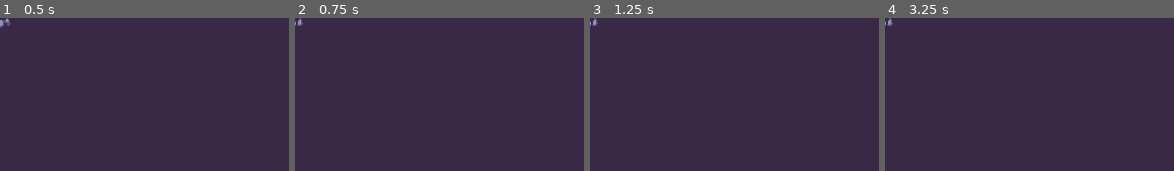
Above: before the commit, frames 1-4 (left to right).
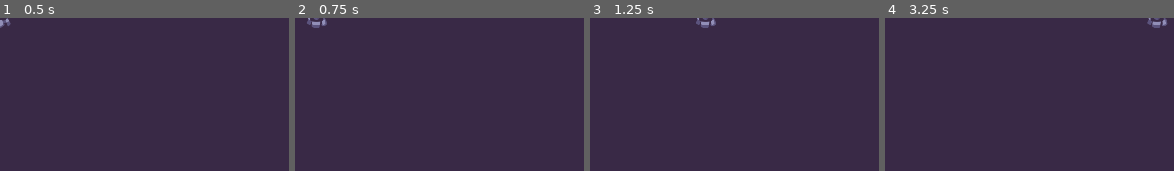
Above: after the commit, the same moments.

Repository: JuliaLui642/Path-of-Sorcerers-Game
Game: Godot game, scene res://player.tscn
Same seed, same stepped clock (60 frames per second), same inputs: the game is played once before the commit and once after it. The project has no main scene, so this scene is started directly.
Inputs (mouse positions are in pixels of both pictures, inside the frame that each line leads up to):
- Up to frame 1 (0.5 s): no input
- Up to frame 2 (0.75 s): tap Enter at 0.5 s; move the mouse to (outside the picture) at 0.52 s; hold Right (move_right) from 0.53 s (still down); tap Z at 0.6 s; click (outside the picture) at 0.67 s
- Up to frame 3 (1.25 s): keep holding Right (move_right); tap Space at 0.77 s
- Up to frame 4 (3.25 s): release Right (move_right) at 1.25 s; tap Space at 1.25, 2.75 s; drag from (outside the picture) to (outside the picture) at 1.27 s; tap Enter at 2 s; move the mouse to (outside the picture) at 2.02 s; hold Right (move_right) 2.03-2.75 s; tap Z at 2.1 s; drag from (outside the picture) to (outside the picture) at 2.77 s

Frame 1 is identical in both runs. In frame 2, 0.3% of the frame differs, in the area x 0-12%, y 0-7%; in frame 3, 0.3%; in frame 4, 0.4%, in the area x 0-98%, y 0-7%.

Commit message:
Fixed player movement and bullet firing

Diff:
--- a/M10.twin_stick_workbook/bullet.gd
+++ b/M10.twin_stick_workbook/bullet.gd
@@ -1,4 +1,4 @@
-class_name Bullets extends Area2D
+class_name Bullet extends Area2D
 
 @export var speed := 750
 
@@ -7,8 +7,7 @@
 var _traveled_distance = 0.0
 
 
-# Called every frame. 'delta' is the elapsed time since the previous frame.
-func _physic_process(delta: float) -> void:
+func _physics_process(delta: float) -> void:
 	var distance := speed * delta
 	var motion := Vector2.RIGHT.rotated(rotation) * distance
 
@@ -18,5 +17,6 @@
 	if _traveled_distance > max_range:
 		_destroy()
 
+
 func _destroy():
 	queue_free()
--- a/M10.twin_stick_workbook/player.gd
+++ b/M10.twin_stick_workbook/player.gd
@@ -1,32 +1,11 @@
-extends  Sprite2D
+class_name Player extends CharacterBody2D
 
-const SPRITE_RIGHT := preload("res://player/godot_right.png")
-const SPRITE_DOWN := preload("res://player/godot_bottom.png")
-const SPRITE_UP := preload("res://player/godot_up.png")
-const SPRITE_DOWN_RIGHT := preload("res://player/godot_bottom_right.png")
-const SPRITE_UP_RIGHT := preload("res://player/godot_up_right.png")
+@export var speed := 460.0
+@export var drag_factor := 10.0
 
-const UP_RIGHT = Vector2.UP + Vector2.RIGHT
-const UP_LEFT = Vector2.UP + Vector2.LEFT
-const DOWN_RIGHT = Vector2.DOWN + Vector2.RIGHT
-const DOWN_LEFT := Vector2.DOWN + Vector2.LEFT
-
-
-# Called every frame. 'delta' is the elapsed time since the previous frame.
 func _physics_process(delta: float) -> void:
-	var input_direction := Input.get_vector("move_left", "move_right", "move_up", "move_down")
-	var direction_discrete := input_direction.sign()
-	match direction_discrete:
-		Vector2.RIGHT, Vector2.LEFT:
-			texture = SPRITE_RIGHT
-		Vector2.UP:
-			texture = SPRITE_UP
-		Vector2.DOWN:
-			texture = SPRITE_DOWN
-		UP_RIGHT, UP_LEFT:
-			texture = SPRITE_UP_RIGHT
-		DOWN_RIGHT, DOWN_LEFT:
-			texture = SPRITE_DOWN_RIGHT
-
-	if direction_discrete.length() > 0:
-		flip_h = direction_discrete.x <0.0
+	var move_direction := Input.get_vector("move_left", "move_right", "move_up", "move_down")
+	var desired_velocity := speed * move_direction
+	var steering := desired_velocity - velocity
+	velocity += steering * drag_factor * delta
+	move_and_slide()
--- a/M10.twin_stick_workbook/player.tscn
+++ b/M10.twin_stick_workbook/player.tscn
@@ -1,18 +1,20 @@
-[gd_scene load_steps=4 format=3 uid="uid://caovie64pxqvf"]
+[gd_scene load_steps=5 format=3 uid="uid://caovie64pxqvf"]
 
 [ext_resource type="Texture2D" uid="uid://bw03btxpkxde4" path="res://player/godot_bottom.png" id="1_w7yt8"]
 [ext_resource type="Script" path="res://player.gd" id="2_p1nv3"]
+[ext_resource type="Script" path="res://sprite_2d.gd" id="3_3gj4n"]
 
 [sub_resource type="CircleShape2D" id="CircleShape2D_tmy1l"]
 radius = 28.0179
 
 [node name="Player" type="CharacterBody2D"]
 motion_mode = 1
+script = ExtResource("2_p1nv3")
 
 [node name="Sprite2D" type="Sprite2D" parent="."]
 position = Vector2(0, -34)
 texture = ExtResource("1_w7yt8")
-script = ExtResource("2_p1nv3")
+script = ExtResource("3_3gj4n")
 
 [node name="CollisionShape2D" type="CollisionShape2D" parent="."]
 position = Vector2(1, -1)
--- /dev/null
+++ b/M10.twin_stick_workbook/sprite_2d.gd
@@ -0,0 +1,31 @@
+extends Sprite2D
+
+const SPRITE_RIGHT := preload("res://player/godot_right.png")
+const SPRITE_DOWN := preload("res://player/godot_bottom.png")
+const SPRITE_UP := preload("res://player/godot_up.png")
+const SPRITE_DOWN_RIGHT := preload("res://player/godot_bottom_right.png")
+const SPRITE_UP_RIGHT := preload("res://player/godot_up_right.png")
+
+const UP_RIGHT = Vector2.UP + Vector2.RIGHT
+const UP_LEFT = Vector2.UP + Vector2.LEFT
+const DOWN_RIGHT = Vector2.DOWN + Vector2.RIGHT
+const DOWN_LEFT = Vector2.DOWN + Vector2.LEFT
+
+
+func _process(delta: float) -> void:
+	var input_direction := Input.get_vector("move_left", "move_right", "move_up", "move_down")
+
+	var direction_discrete := input_direction.sign()
+	match direction_discrete:
+		Vector2.RIGHT, Vector2.LEFT:
+			texture = SPRITE_RIGHT
+		Vector2.UP:
+			texture = SPRITE_UP
+		Vector2.DOWN:
+			texture = SPRITE_DOWN
+		UP_RIGHT, UP_LEFT:
+			texture = SPRITE_UP_RIGHT
+		DOWN_RIGHT, DOWN_LEFT:
+			texture = SPRITE_DOWN_RIGHT
+	if direction_discrete.length() > 0:
+		flip_h = direction_discrete.x < 0.0
